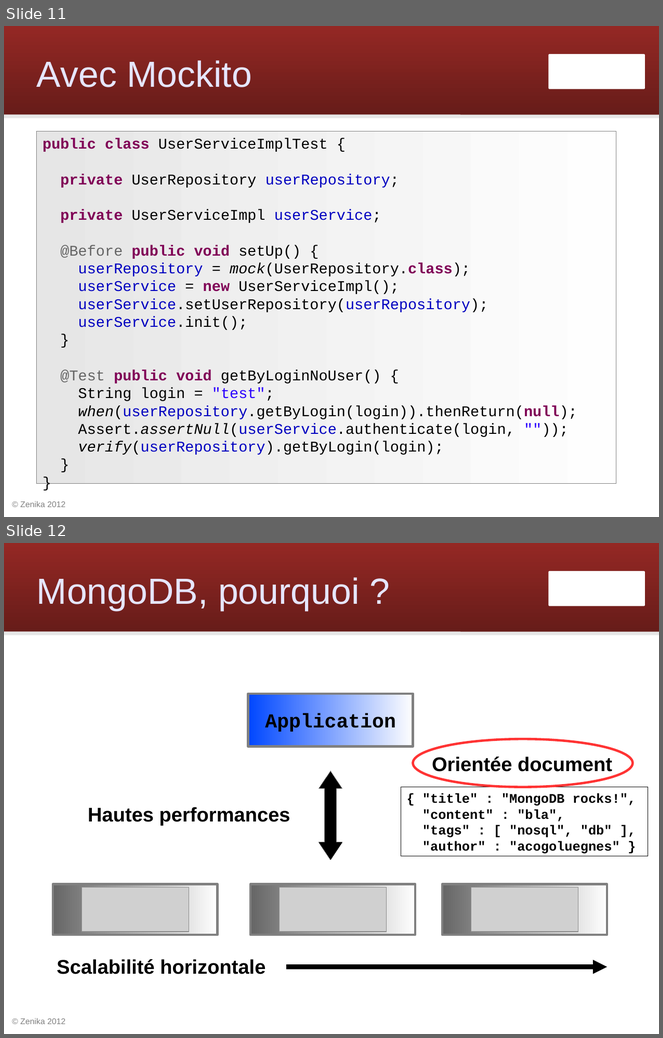
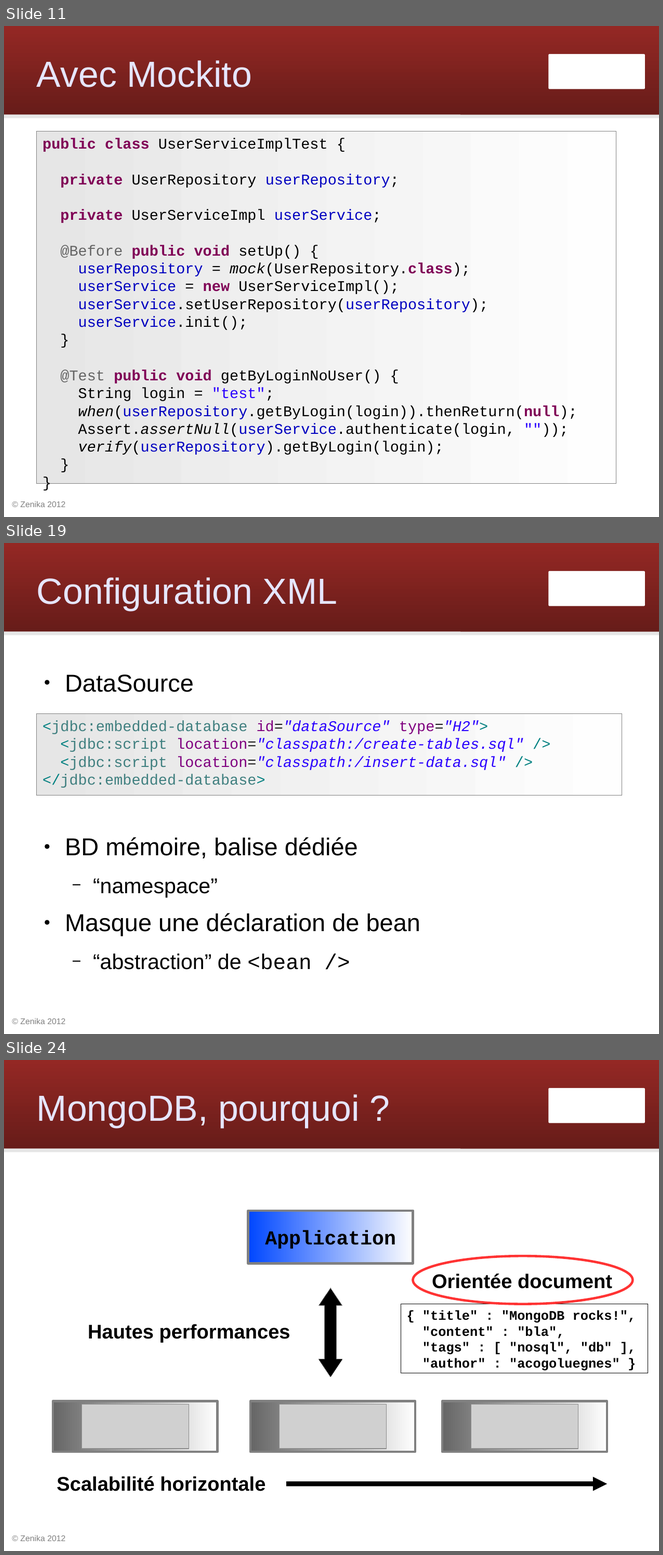
Before and after one commit to Zenika/workshop-spring-core, a slide deck: spring-workshop.odp. Shown one above the other, each under a label of ours: slides 11 and 12 before the commit, slides 11, 19 and 24 after it; the slides between them are not shown. The pictures are 663x1038 and 663x1555 pixels, drawn with LibreOffice and Linux fonts; fonts in the diff are those of the drawing; grey boxes stand for pictures; background and template pictures are left out. Boxes give left, top, right and bottom in pixels: in the first picture for what was removed or moved away, otherwise in the second. Text is boxed around its words. In the diff, an @@ line names an element or a change of style, - is before the commit and + after.

Commit message:
slides configuration XML

```diff
--- a/spring-workshop.odp
+++ b/spring-workshop.odp
@@ slide 19 added at box(4, 543, 659, 1034), background #FFFFFF; not listed: 4 template elements that a slide beside it also shows @@
@@ title added at box(37, 577, 338, 611), 44 pt, text #E6E6FF @@
+Configuration XML
@@ text added at box(65, 675, 421, 970), 29.6 pt, text #000000 @@
+● DataSource
+● BD mémoire, balise dédiée
+  − “namespace”
+● Masque une déclaration de bean
+  − “abstraction” de <bean />
@@ rectangle added at box(37, 714, 622, 796), fill gradient #E6E6E6 to #FEFEFE, outline #808080 0 pt, 18 pt, text #2A00FF @@
+<jdbc:embedded-database id="dataSource" type="H2">
+<jdbc:script location="classpath:/create-tables.sql" />
+<jdbc:script location="classpath:/insert-data.sql" />
+</jdbc:embedded-database>
@@ what was slide 12 is now slide 24 @@
```
Also in this commit, not shown: 11 other slides added, 1 other file.
